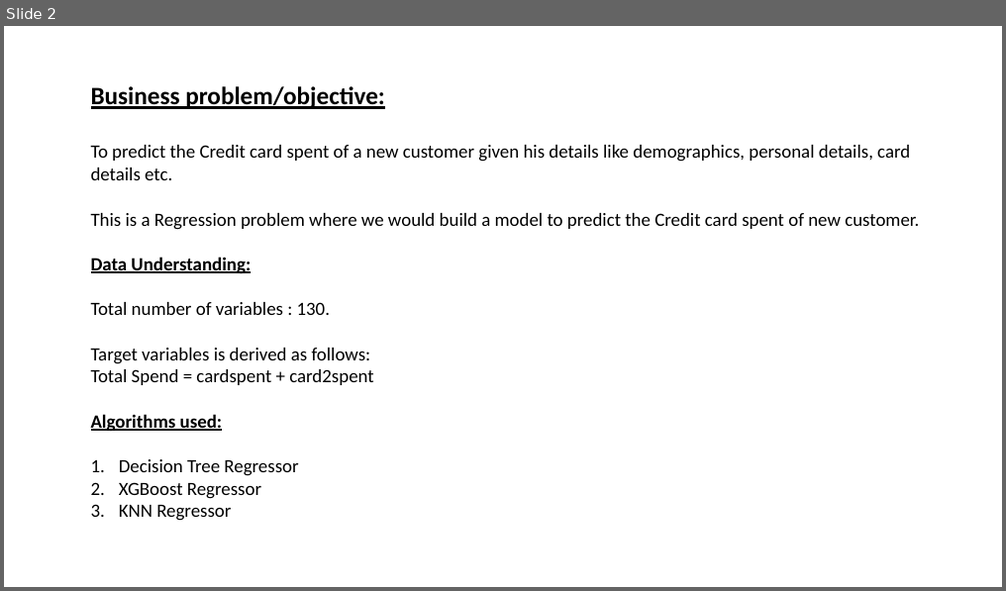
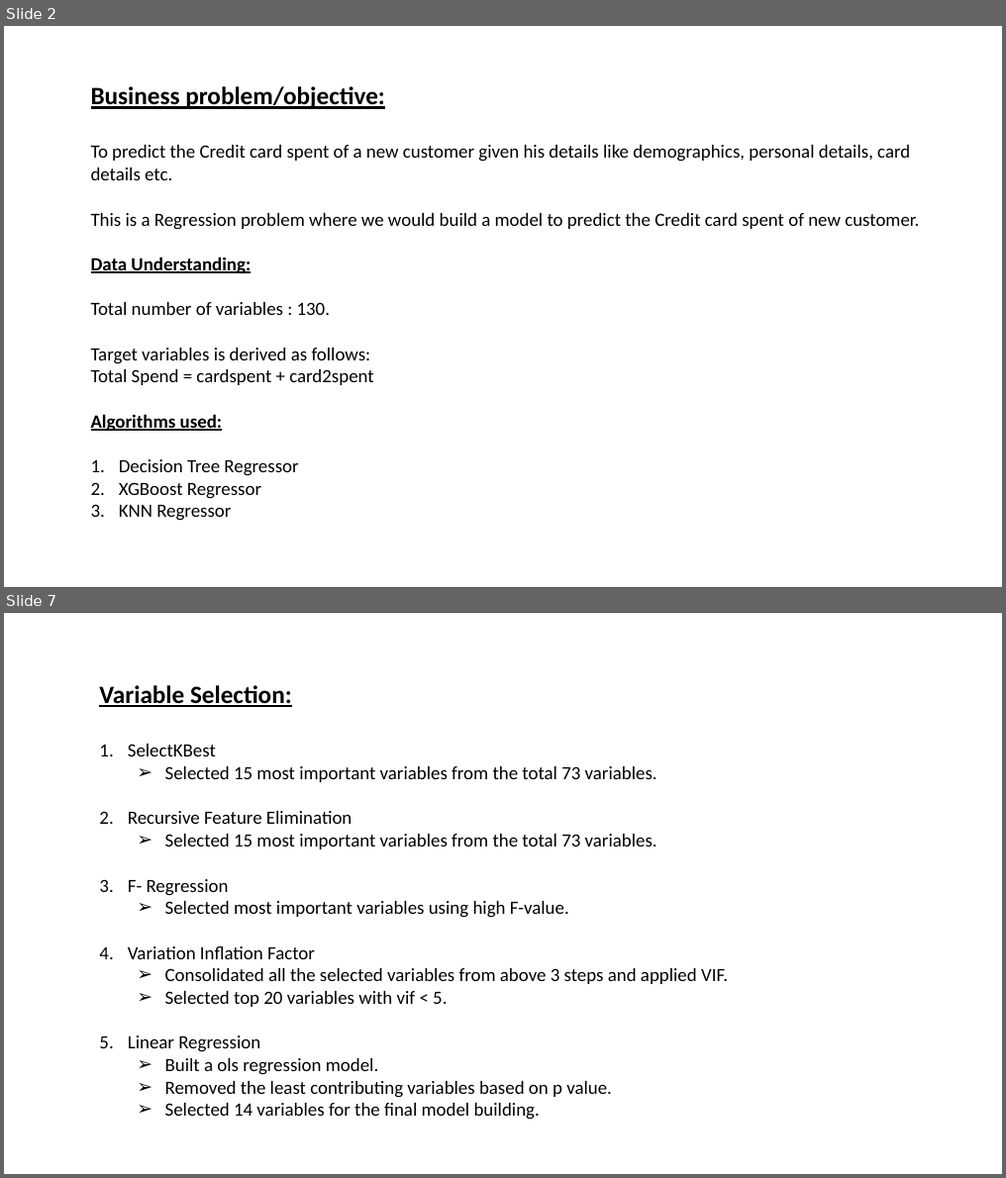
Before and after one commit to devarun07/Analytix, a slide deck: Projects/1. Predicting Credit Card Spend & Identifying Key Drivers/Submission.pptx. Shown one above the other, each under a label of ours: slide 2 before the commit, slides 2 and 7 after it; the slides between them are not shown. The pictures are 1006x591 and 1006x1178 pixels, drawn with LibreOffice and Linux fonts; fonts in the diff are those of the drawing. Boxes give left, top, right and bottom in pixels: in the first picture for what was removed or moved away, otherwise in the second. Text is boxed around its words. In the diff, an @@ line names an element or a change of style, - is before the commit and + after.

```diff
--- a/Projects/1. Predicting Credit Card Spend & Identifying Key Drivers/Submission.pptx
+++ b/Projects/1. Predicting Credit Card Spend & Identifying Key Drivers/Submission.pptx
@@ slide 7 added at (4,613,1002,1174), background #FFFFFF @@
@@ text added at (99,685,728,1120), 18 pt, text #000000 @@
+Variable Selection:
+1. SelectKBest
+  ➢ Selected 15 most important variables from the total 73 variables.
+2. Recursive Feature Elimination
+  ➢ Selected 15 most important variables from the total 73 variables.
+3. F- Regression
+  ➢ Selected most important variables using high F-value.
+4. Variation Inflation Factor
+  ➢ Consolidated all the selected variables from above 3 steps and applied VIF.
+  ➢ Selected top 20 variables with vif < 5.
+5. Linear Regression
+  ➢ Built a ols regression model.
+  ➢ Removed the least contributing variables based on p value.
+  ➢ Selected 14 variables for the final model building.
```
Also in this commit, not shown: 7 other slides added, 1 slide removed, 3 other files.
